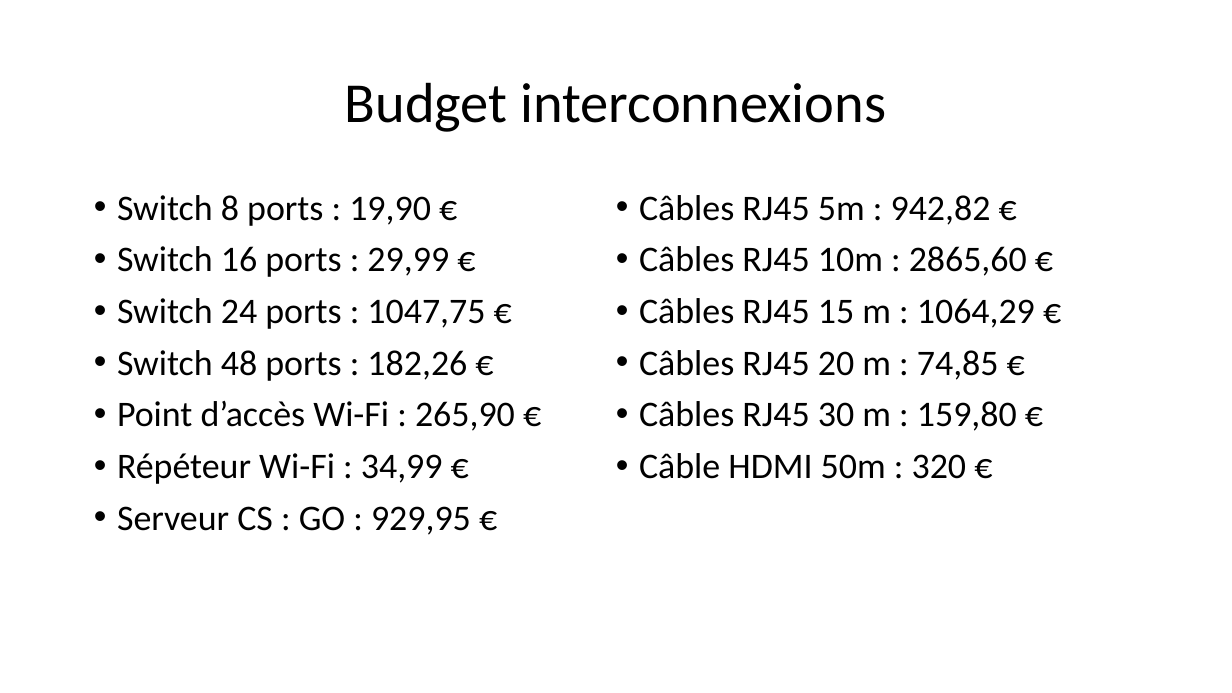
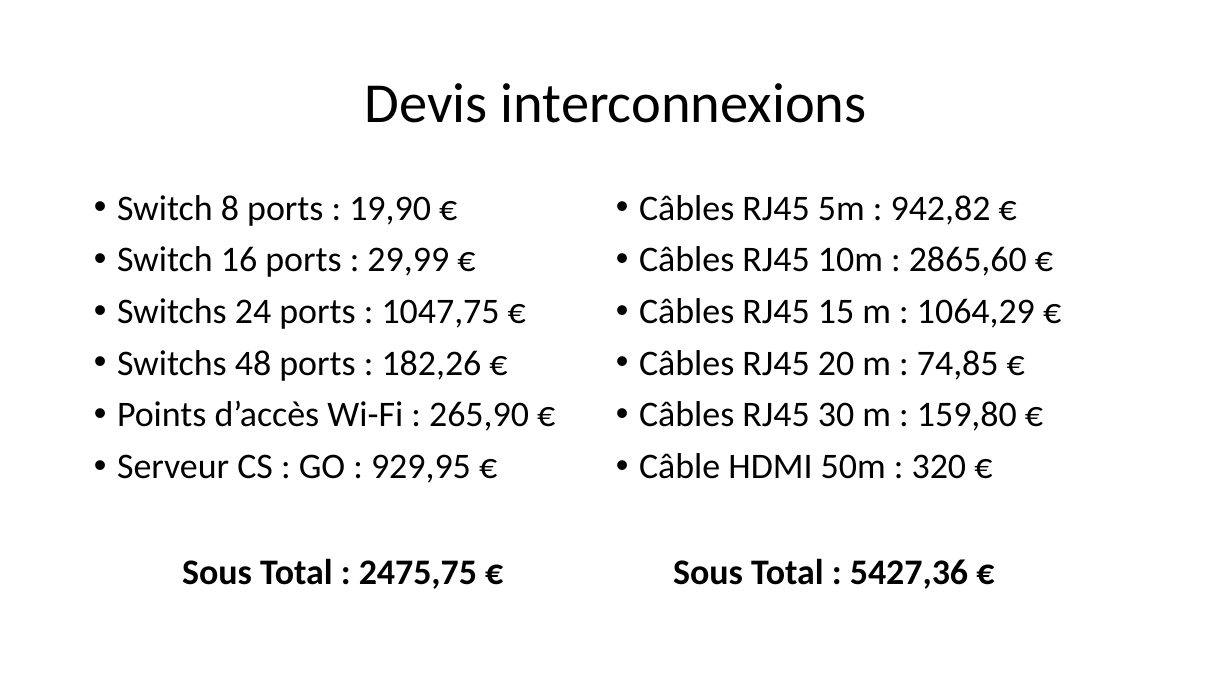
Before and after one commit to Exia-Jellyfish/UE-2-Ces-Esport-GRP1, a slide deck: slide 6 of Projet_Réseau/Projet 2.pptx. Drawn at 1232x693 pixels with LibreOffice and Linux fonts; fonts in the diff are those of the drawing. Boxes give left, top, right and bottom in pixels: in the first picture for what was removed or moved away, otherwise in the second. Text is boxed around its words. In the diff, an @@ line names an element or a change of style, - is before the commit and + after.

```diff
--- a/Projet_Réseau/Projet 2.pptx
+++ b/Projet_Réseau/Projet 2.pptx
@@ title at [365, 83, 867, 123]: text changed @@
-Budget interconnexions
+Devis interconnexions
@@ text at [117, 298, 529, 431]: text changed @@
-• Switch 24 ports : 1047,75 €
-• Switch 48 ports : 182,26 €
-• Point d’accès Wi-Fi : 265,90 €
-• Répéteur Wi-Fi : 34,99 €
+• Switchs 24 ports : 1047,75 €
+• Switchs 48 ports : 182,26 €
+• Points d’accès Wi-Fi : 265,90 €
@@ text added at [182, 558, 477, 589], 28 pt, text #000000, bold @@
+Sous Total : 2475,75 €
@@ text added at [673, 558, 968, 589], 28 pt, text #000000, bold @@
+Sous Total : 5427,36 €
```
Also in this commit, not shown: 2 other slides changed.
